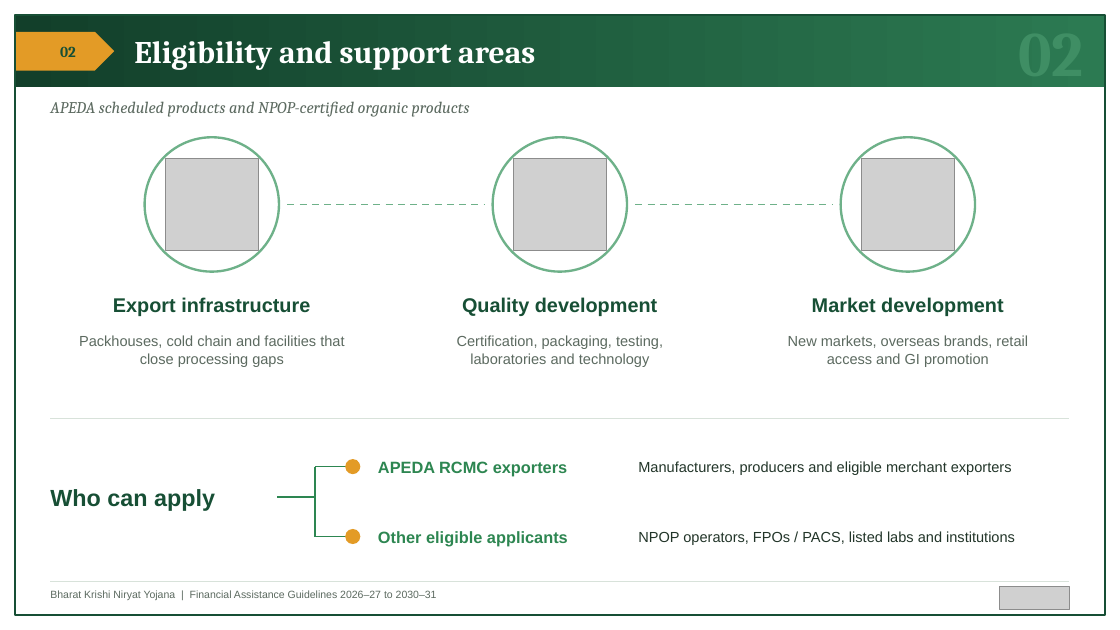
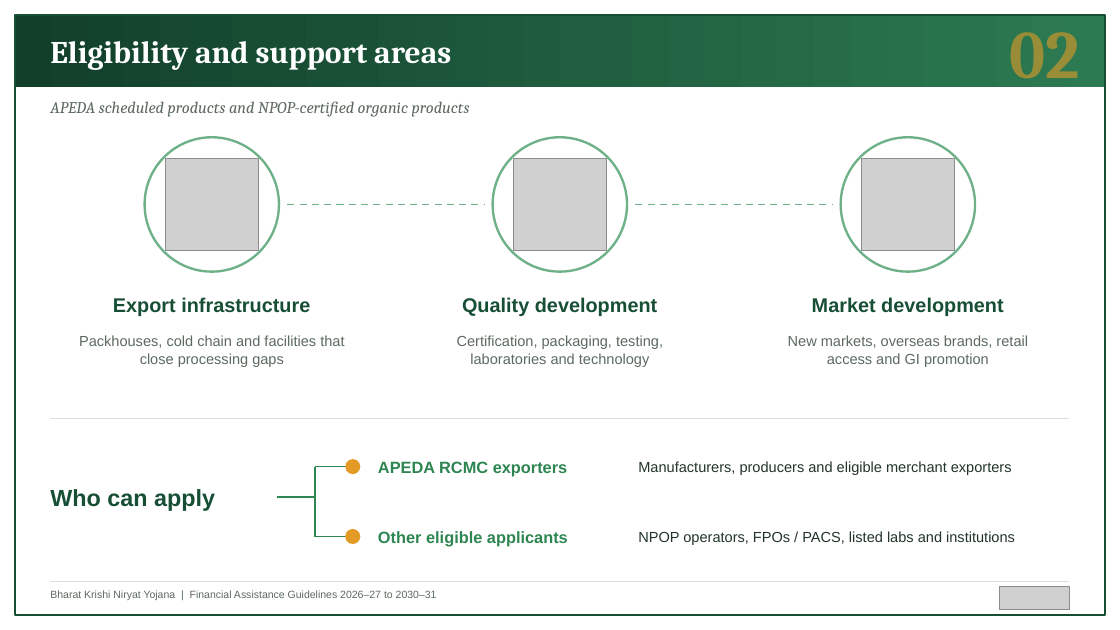
Before and after one commit to BantheFox012/FM, a slide deck: slide 2 of APEDA_BKNY_Standard_40_Percent.pptx. Drawn at 1120x630 pixels with LibreOffice and Linux fonts; fonts in the diff are those of the drawing; grey boxes stand for pictures. Boxes give left, top, right and bottom in pixels: in the first picture for what was removed or moved away, otherwise in the second. Text is boxed around its words. In the diff, an @@ line names an element or a change of style, - is before the commit and + after.

```diff
--- a/APEDA_BKNY_Standard_40_Percent.pptx
+++ b/APEDA_BKNY_Standard_40_Percent.pptx
@@ text "Eligibility and support areas": place and size @@
-text "Eligibility and support areas" at [134, 41, 535, 70]
+text "Eligibility and support areas" at [50, 41, 451, 70]
@@ text "02" at [1009, 15, 1079, 93]: size 54 to 58 pt, text colour #3F8E64 to #E39B26 at 60% opacity @@
@@ pentagon arrow removed at [15, 32, 114, 71] @@
@@ text removed at [60, 46, 76, 57] @@
-02
```
Also in this commit, not shown: 11 other slides changed.
